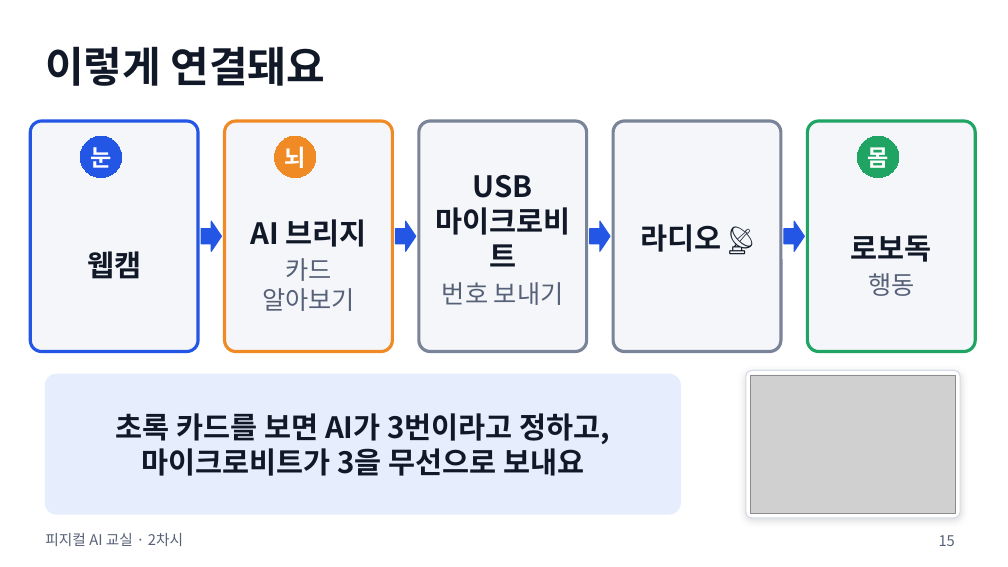
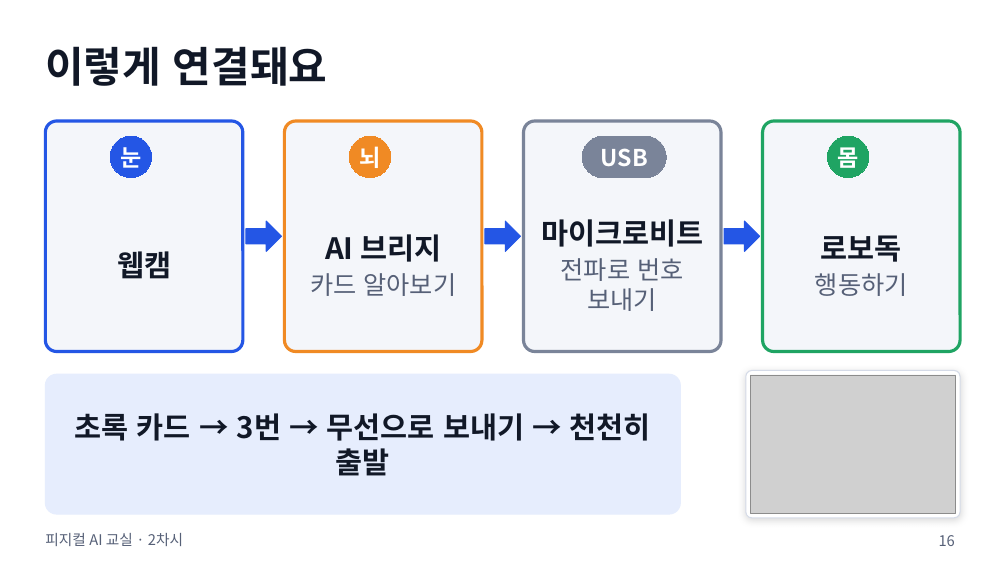
Before and after one commit to boundaryx01-uniquelife/microbit, a slide deck: slide 16 of materials/2차시_소개형/2차시_수업슬라이드.pptx (slide 15 before the commit). Drawn at 1008x567 pixels with LibreOffice and Linux fonts; fonts in the diff are those of the drawing; grey boxes stand for pictures. Boxes give left, top, right and bottom in pixels: in the first picture for what was removed or moved away, otherwise in the second. Text is boxed around its words. In the diff, an @@ line names an element or a change of style, - is before the commit and + after.

```diff
--- a/materials/2차시_소개형/2차시_수업슬라이드.pptx
+++ b/materials/2차시_소개형/2차시_수업슬라이드.pptx
@@ rounded rectangle: place and size @@
-rounded rectangle at (30, 121, 198, 352)
+rounded rectangle at (45, 121, 243, 352)
@@ ellipse "눈": place and size @@
-ellipse "눈" at (80, 136, 122, 178)
+ellipse "눈" at (110, 136, 152, 178)
@@ rounded rectangle: place and size @@
-rounded rectangle at (225, 121, 392, 352)
+rounded rectangle at (284, 121, 482, 352)
@@ ellipse "뇌": place and size @@
-ellipse "뇌" at (274, 136, 316, 178)
+ellipse "뇌" at (349, 136, 391, 178)
@@ rounded rectangle removed at (419, 121, 587, 352) @@
@@ proportions changed in 4 elements at (763, 121, 960, 352), (45, 121, 243, 352), (284, 121, 482, 352), (523, 121, 721, 352) @@
@@ rounded rectangle: place and size @@
-rounded rectangle at (613, 121, 781, 352)
+rounded rectangle at (523, 121, 721, 352)
@@ rounded rectangle added at (582, 136, 666, 178), fill #7A8499, outline #7A8499 0.75 pt, 22 pt, text #FFFFFF, bold @@
+USB
@@ rounded rectangle: place and size @@
-rounded rectangle at (808, 121, 975, 352)
+rounded rectangle at (763, 121, 960, 352)
@@ ellipse "몸": place and size @@
-ellipse "몸" at (858, 136, 899, 178)
+ellipse "몸" at (827, 136, 869, 178)
@@ text "웹캠": place and size @@
-text "웹캠" at (87, 251, 141, 279)
+text "웹캠" at (117, 251, 171, 279)
@@ text "AI 브리지" rewrapped from (250, 219, 366, 311) to (310, 234, 457, 296) @@
@@ text "로보독": place and size @@
-text "로보독" at (851, 235, 932, 296)
+text "로보독" at (815, 235, 908, 296)
@@ right arrow: place and size @@
-right arrow at (201, 221, 222, 251)
+right arrow at (246, 221, 281, 251)
@@ right arrow removed at (395, 221, 416, 251) @@
@@ right arrow: place and size @@
-right arrow at (590, 221, 610, 251)
+right arrow at (485, 221, 521, 251)
@@ text at (541, 219, 703, 311): text changed; size 28 to 24 pt; text colour #111827 to #566077; bold off @@
-USB 마이크로비트
-번호 보내기
+마이크로비트
+전파로 번호 보내기
@@ text removed at (640, 224, 721, 252) @@
-라디오 📡
@@ right arrow: place and size @@
-right arrow at (784, 221, 805, 251)
+right arrow at (724, 221, 760, 251)
@@ text at (815, 273, 908, 296): text changed @@
-행동
+행동하기
@@ text at (75, 413, 651, 476): text changed @@
-초록 카드를 보면 AI가 3번이라고 정하고, 마이크로비트가 3을 무선으로 보내요
+초록 카드 → 3번 → 무선으로 보내기 → 천천히 출발
@@ page number at (939, 535, 955, 546): text changed @@
-15
+16
```
Also in this commit, not shown: 11 other slides changed, 1 slide added, 23 other files.
